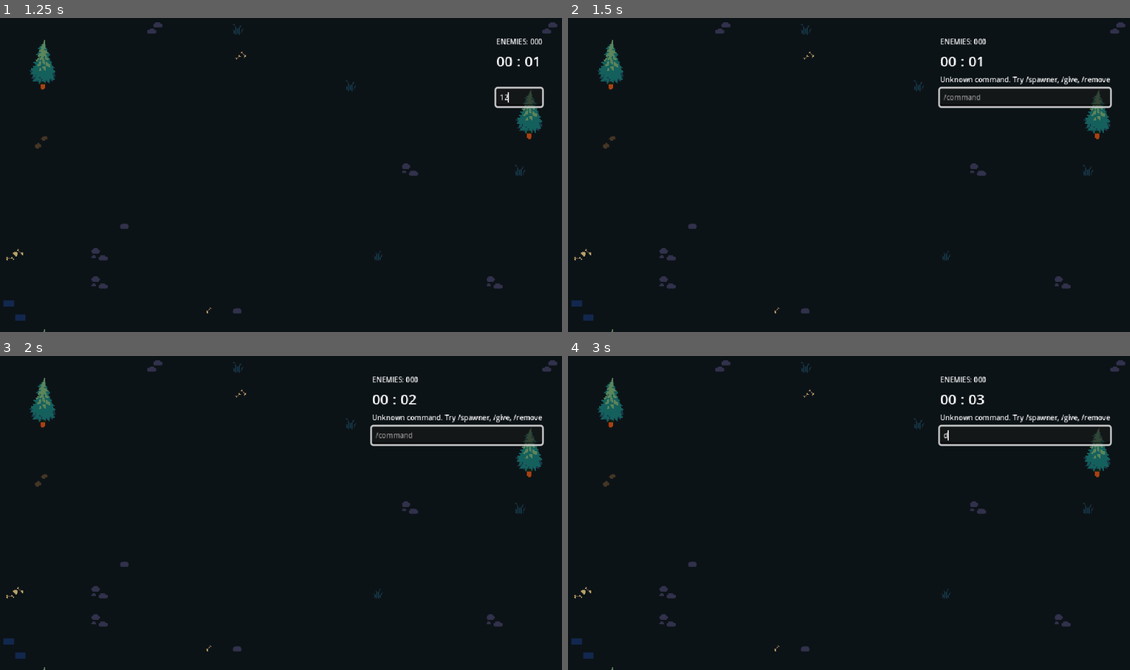
Above: before the commit, frames 1-4 (two rows, left to right).
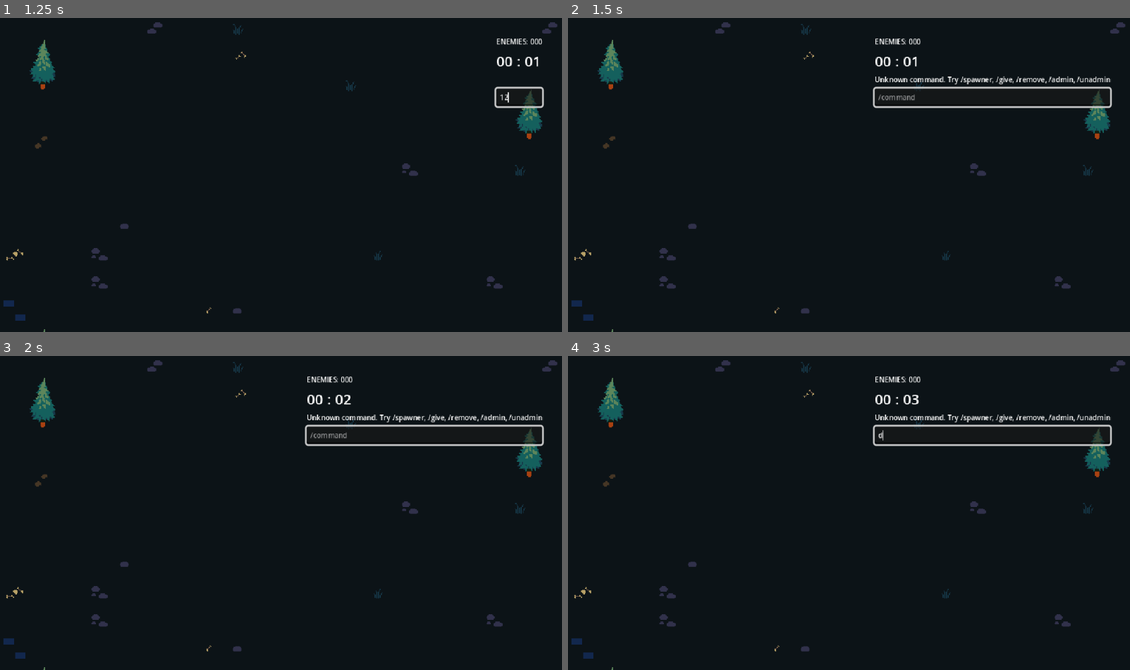
Above: after the commit, the same moments.

Repository: notnilcn/khvg
Game: Godot game, scene res://VS-Like/Maps/Woods/woods_map.tscn
Same seed, same stepped clock (60 frames per second), same inputs: the game is played once before the commit and once after it. This scene is started directly instead of the project's main scene. Sound files missing from this copy of the repository are replaced by a short silence.
Inputs (mouse positions are in pixels of both pictures, inside the frame that each line leads up to):
- Up to frame 1 (1.25 s): click (517, 96) at 0.52 s; type "12" at 0.6 s
- Up to frame 2 (1.5 s): tap Enter at 1.25 s; hold D (Right) from 1.28 s (still down)
- Up to frame 3 (2 s): keep holding D (Right)
- Up to frame 4 (3 s): tap Space at 2 s; release D (Right) at 2.03 s; hold S (Down) 2.03-2.78 s; tap Enter at 2.75 s; hold D (Right) from 2.78 s (still down)

Frame 1 is identical in both runs. In frame 2, 1.3% of the frame differs, in the area x 54-97%, y 6-29%; in frame 3, 1.4%; in frame 4, 1.3%.

Commit message:
Add server-validated admin system with /admin and /unadmin commands
All admin commands now route through a server RPC so the server
validates permissions before executing. Peer IDs in _admins are
granted by the host only; host (peer 1) is always implicitly admin.
Admin status is cleaned up on disconnect.

New commands: /admin <peer_id>, /unadmin <peer_id> (host-only)
Updated: /spawner, /give, /remove now require admin

https://claude.ai/code/session_01UhGUr7gguv9T1d7cC1nHkA

Diff:
--- a/VS-Like/Game/World/spawner.gd
+++ b/VS-Like/Game/World/spawner.gd
@@ -54,6 +54,11 @@
 var _initialized:          bool = false
 var _chat_feedback:        Label
 
+# Admin management — server-side only.
+# The host (peer_id == 1) is always implicitly admin.
+# Only the host can grant or revoke admin; admins cannot promote others.
+var _admins: Array[int] = []
+
 # Tracks spawn-data for every live enemy on the SERVER.
 # Used to send a catch-up list to clients that join after enemies already exist.
 # Entries are removed when the enemy is despawned via _rpc_despawn_enemy.
@@ -126,102 +131,160 @@
 
 func _parse_command(cmd: String) -> void:
 	var parts := cmd.split(" ", false)
-	match parts[0].to_lower():
-		"/spawner":
-			_cmd_spawner(parts.slice(1))
-		"/give":
-			_cmd_give(parts.slice(1))
-		"/remove":
-			_cmd_remove(parts.slice(1))
+	var verb: String = (parts[0] as String).to_lower()
+	var args: Array  = parts.slice(1)
+	match verb:
+		"/spawner", "/give", "/remove", "/admin", "/unadmin":
+			# Route all admin commands through the server so it can validate
+			# permissions.  If we ARE the server, execute directly.
+			if multiplayer.get_unique_id() == 1:
+				_execute_admin_cmd(1, verb, args)
+			else:
+				_rpc_admin_cmd.rpc_id(1, verb, args)
 		_:
-			_show_feedback("Unknown command. Try /spawner, /give, /remove")
-
-
-## /spawner on|off — server only
-func _cmd_spawner(args: Array) -> void:
-	if not multiplayer.is_server():
-		_show_feedback("Only the server can toggle spawning")
-		return
+			_show_feedback("Unknown command. Try /spawner, /give, /remove, /admin, /unadmin")
+
+
+## Client → server RPC for admin commands.  The server validates admin status
+## before executing; clients cannot bypass this by calling _execute_admin_cmd
+## directly because that function only runs server-side.
+@rpc("any_peer", "call_remote", "reliable")
+func _rpc_admin_cmd(verb: String, args: Array) -> void:
+	_execute_admin_cmd(multiplayer.get_remote_sender_id(), verb, args)
+
+
+## Server → client RPC to deliver command feedback.
+@rpc("authority", "call_remote", "reliable")
+func _rpc_feedback(msg: String) -> void:
+	_show_feedback(msg)
+
+
+## Sends feedback to the given peer (or locally if peer_id == 1).
+func _send_feedback(peer_id: int, msg: String) -> void:
+	if peer_id == 1:
+		_show_feedback(msg)
+	else:
+		_rpc_feedback.rpc_id(peer_id, msg)
+
+
+## Returns true if the given peer_id has admin privileges.
+func _is_admin(peer_id: int) -> bool:
+	return peer_id == 1 or peer_id in _admins
+
+
+## Validates admin status then dispatches to the appropriate command handler.
+## Always runs on the server.
+func _execute_admin_cmd(sender: int, verb: String, args: Array) -> void:
+	if not _is_admin(sender):
+		_send_feedback(sender, "Permission denied: you are not an admin")
+		return
+	match verb:
+		"/spawner": _cmd_spawner(sender, args)
+		"/give":    _cmd_give(sender, args)
+		"/remove":  _cmd_remove(sender, args)
+		"/admin":   _cmd_admin(sender, args)
+		"/unadmin": _cmd_unadmin(sender, args)
+
+
+## /spawner on|off
+func _cmd_spawner(sender: int, args: Array) -> void:
 	if args.is_empty():
-		_show_feedback("Usage: /spawner on|off")
+		_send_feedback(sender, "Usage: /spawner on|off")
 		return
 	match (args[0] as String).to_lower():
 		"on":
 			spawning_enabled = true
-			_show_feedback("Enemy spawning enabled")
+			_send_feedback(sender, "Enemy spawning enabled")
 		"off":
 			spawning_enabled = false
-			_show_feedback("Enemy spawning disabled")
+			_send_feedback(sender, "Enemy spawning disabled")
 		_:
-			_show_feedback("Usage: /spawner on|off")
+			_send_feedback(sender, "Usage: /spawner on|off")
 
 
 ## /give <weapon> [peer_id] — give a weapon to self or another peer
-func _cmd_give(args: Array) -> void:
+func _cmd_give(sender: int, args: Array) -> void:
 	if args.is_empty():
-		_show_feedback("Usage: /give <weapon> [peer_id]\nWeapons: " + ", ".join(WEAPON_RES_PATHS.keys()))
+		_send_feedback(sender, "Usage: /give <weapon> [peer_id]\nWeapons: " + ", ".join(WEAPON_RES_PATHS.keys()))
 		return
 
 	var weapon_name: String = (args[0] as String).to_lower()
 	if not WEAPON_RES_PATHS.has(weapon_name):
-		_show_feedback("Unknown weapon '%s'. Options: %s" % [weapon_name, ", ".join(WEAPON_RES_PATHS.keys())])
-		return
-
-	var res_path: String = WEAPON_RES_PATHS[weapon_name]
-
-	# Optional second argument: target peer_id
-	if args.size() >= 2:
-		if not multiplayer.is_server():
-			_show_feedback("Only the server can give weapons to other players")
-			return
-		var peer_id: int = int(args[1] as String)
-		var target := Global.players.get(peer_id, null) as Player
-		if target == null:
-			_show_feedback("No player found with peer_id %d" % peer_id)
-			return
-		target.rpc_give_weapon.rpc_id(peer_id, res_path)
-		_show_feedback("Gave %s to peer %d" % [weapon_name, peer_id])
-	else:
-		# Give to self — call directly on the local player node.
-		var local := Global.get_local_player()
-		if local == null:
-			_show_feedback("No local player found")
-			return
-		local.rpc_give_weapon(res_path)
-		_show_feedback("Gave %s to yourself" % weapon_name)
+		_send_feedback(sender, "Unknown weapon '%s'. Options: %s" % [weapon_name, ", ".join(WEAPON_RES_PATHS.keys())])
+		return
+
+	var res_path: String  = WEAPON_RES_PATHS[weapon_name]
+	var target_id: int    = int(args[1] as String) if args.size() >= 2 else sender
+	var target := Global.players.get(target_id, null) as Player
+	if target == null:
+		_send_feedback(sender, "No player found with peer_id %d" % target_id)
+		return
+	target.rpc_give_weapon.rpc_id(target_id, res_path)
+	_send_feedback(sender, "Gave %s to peer %d" % [weapon_name, target_id])
 
 
 ## /remove <weapon> [peer_id] — remove a weapon from self or another peer
-func _cmd_remove(args: Array) -> void:
+func _cmd_remove(sender: int, args: Array) -> void:
 	if args.is_empty():
-		_show_feedback("Usage: /remove <weapon> [peer_id]\nWeapons: " + ", ".join(WEAPON_RES_PATHS.keys()))
+		_send_feedback(sender, "Usage: /remove <weapon> [peer_id]\nWeapons: " + ", ".join(WEAPON_RES_PATHS.keys()))
 		return
 
 	var weapon_name: String = (args[0] as String).to_lower()
 	if not WEAPON_RES_PATHS.has(weapon_name):
-		_show_feedback("Unknown weapon '%s'. Options: %s" % [weapon_name, ", ".join(WEAPON_RES_PATHS.keys())])
+		_send_feedback(sender, "Unknown weapon '%s'. Options: %s" % [weapon_name, ", ".join(WEAPON_RES_PATHS.keys())])
 		return
 
 	var res_path: String = WEAPON_RES_PATHS[weapon_name]
-
-	if args.size() >= 2:
-		if not multiplayer.is_server():
-			_show_feedback("Only the server can remove weapons from other players")
-			return
-		var peer_id: int = int(args[1] as String)
-		var target := Global.players.get(peer_id, null) as Player
-		if target == null:
-			_show_feedback("No player found with peer_id %d" % peer_id)
-			return
-		target.rpc_remove_weapon.rpc_id(peer_id, res_path)
-		_show_feedback("Removed %s from peer %d" % [weapon_name, peer_id])
-	else:
-		var local := Global.get_local_player()
-		if local == null:
-			_show_feedback("No local player found")
-			return
-		local.rpc_remove_weapon(res_path)
-		_show_feedback("Removed %s from yourself" % weapon_name)
+	var target_id: int   = int(args[1] as String) if args.size() >= 2 else sender
+	var target := Global.players.get(target_id, null) as Player
+	if target == null:
+		_send_feedback(sender, "No player found with peer_id %d" % target_id)
+		return
+	target.rpc_remove_weapon.rpc_id(target_id, res_path)
+	_send_feedback(sender, "Removed %s from peer %d" % [weapon_name, target_id])
+
+
+## /admin <peer_id> — host only: grant admin to a connected player
+func _cmd_admin(sender: int, args: Array) -> void:
+	if sender != 1:
+		_send_feedback(sender, "Only the host can grant admin")
+		return
+	if args.is_empty():
+		_send_feedback(sender, "Usage: /admin <peer_id>")
+		return
+	var target_id: int = int(args[0] as String)
+	if target_id == 1:
+		_send_feedback(sender, "The host is always admin")
+		return
+	if not Global.players.has(target_id):
+		_send_feedback(sender, "No player found with peer_id %d" % target_id)
+		return
+	if target_id in _admins:
+		_send_feedback(sender, "Peer %d is already an admin" % target_id)
+		return
+	_admins.append(target_id)
+	_send_feedback(sender, "Granted admin to peer %d" % target_id)
+	_send_feedback(target_id, "You have been granted admin privileges")
+
+
+## /unadmin <peer_id> — host only: revoke admin from a player
+func _cmd_unadmin(sender: int, args: Array) -> void:
+	if sender != 1:
+		_send_feedback(sender, "Only the host can revoke admin")
+		return
+	if args.is_empty():
+		_send_feedback(sender, "Usage: /unadmin <peer_id>")
+		return
+	var target_id: int = int(args[0] as String)
+	if target_id == 1:
+		_send_feedback(sender, "Cannot remove admin from the host")
+		return
+	if not target_id in _admins:
+		_send_feedback(sender, "Peer %d is not an admin" % target_id)
+		return
+	_admins.erase(target_id)
+	_send_feedback(sender, "Revoked admin from peer %d" % target_id)
+	_send_feedback(target_id, "Your admin privileges have been revoked")
 
 
 func _show_feedback(msg: String) -> void:
@@ -301,6 +364,7 @@
 
 func _on_player_left(peer_id: int) -> void:
 	_remove_player.rpc(peer_id)
+	_admins.erase(peer_id)
 
 
 func _spawn_player_for_peer(peer_id: int) -> void:
